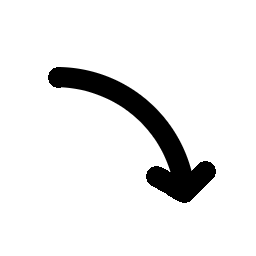
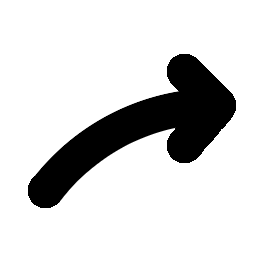
Layers edited between the first and the second 256 × 256 image:
renamed "magnifying_glass.png" to "Layer", painted on it over [28, 54, 236, 208]
